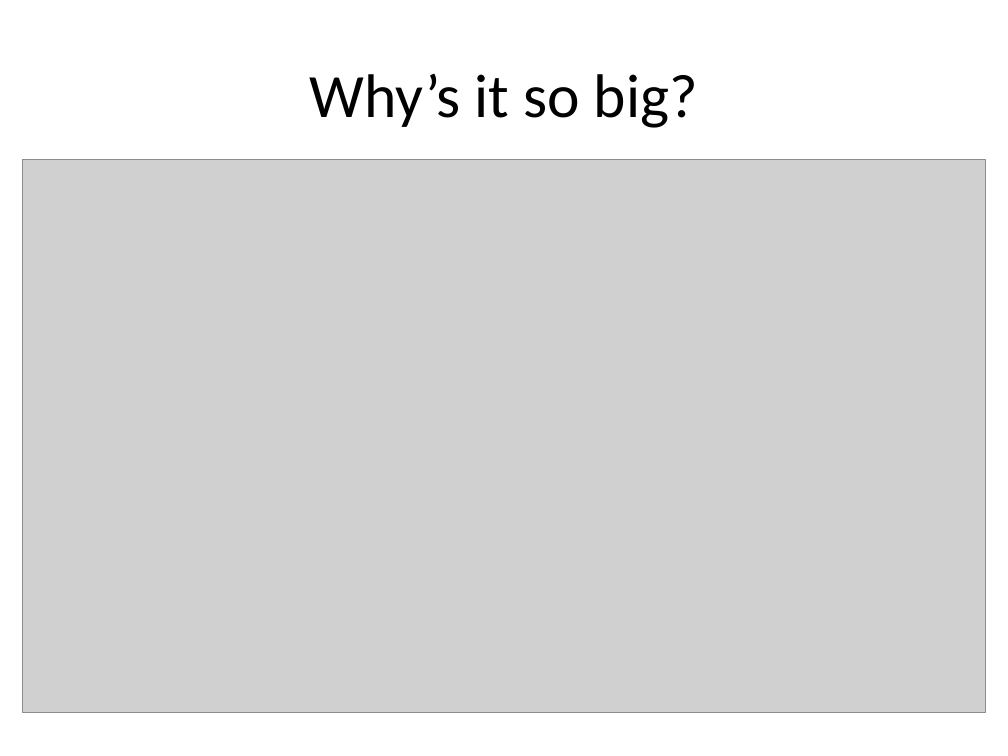
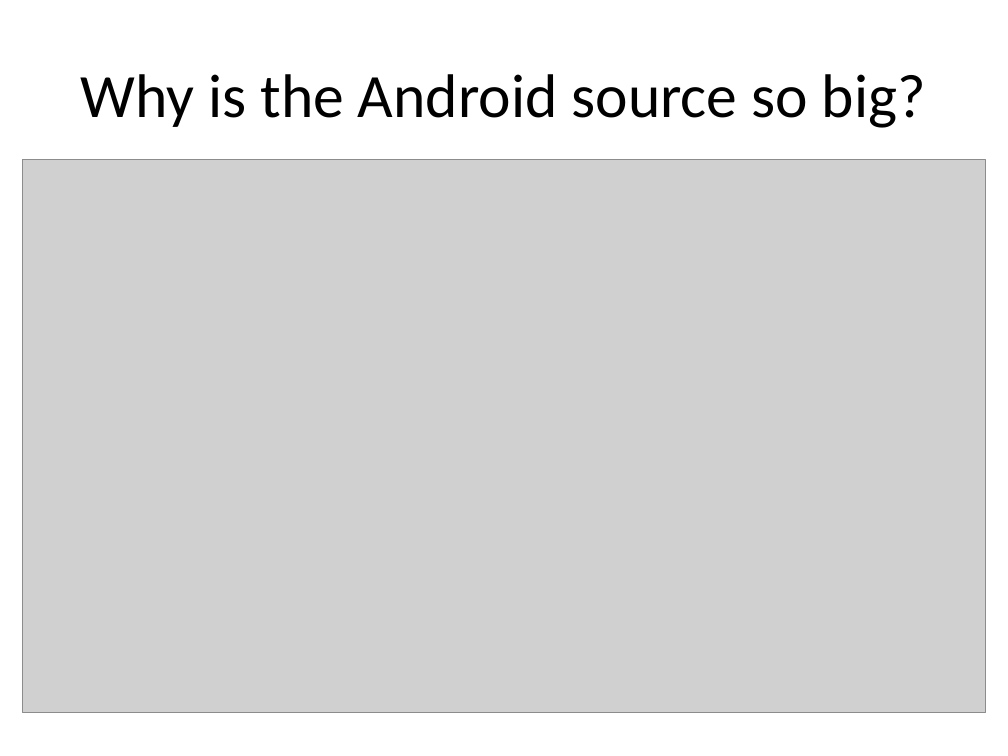
Before and after one commit to thenewcircle/internals-2012-07-09, a slide deck: slide 3 of docs/01-overview.pptx (slide 4 before the commit). Drawn at 1008x756 pixels with LibreOffice and Linux fonts; fonts in the diff are those of the drawing; grey boxes stand for pictures. Boxes give left, top, right and bottom in pixels: in the first picture for what was removed or moved away, otherwise in the second. Text is boxed around its words. In the diff, an @@ line names an element or a change of style, - is before the commit and + after.

```diff
--- a/docs/01-overview.pptx
+++ b/docs/01-overview.pptx
@@ title at <box>81,74,926,128</box>: text changed @@
-Why’s it so big?
+Why is the Android source so big?
```
Also in this commit, not shown: 1 slide removed, 1 other file.
